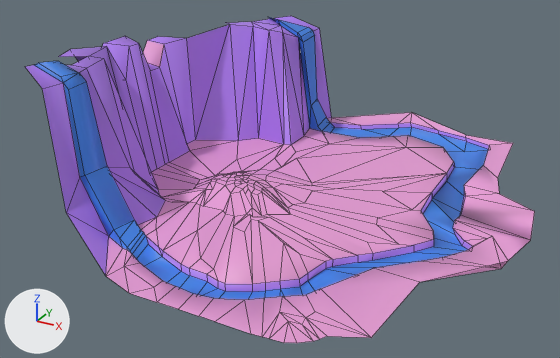
The Blender file Assets/custom models/ground.blend, before and after one commit.
Before and after are seen from a camera (50 mm lens) standing at (45.5, -114.6, 62.3) and looking at (-20.9, 6.1, 2.0). Every picture has the same lights, and +X, +Y and +Z are marked at lower left. The older version comes first. Mesh edges are drawn as thin lines.

The first picture shows 'Ground_02'.
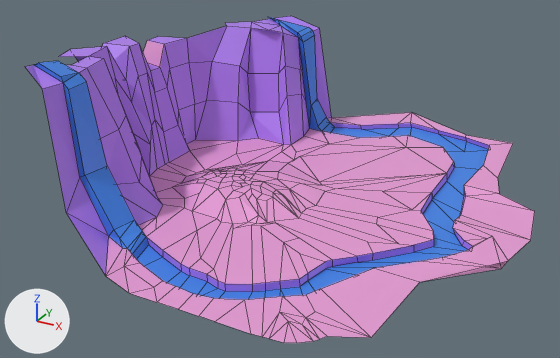
Pixel boxes (x1, y1, x2, y2) of what changed, in the pictures (560 x 358 px; the box of a moved part takes in the faces that stretch with it):
part 1 of me_plane_002, moved or reshaped: (80, 22, 446, 284) in both

The change in detail:
me_plane_002 is used by ob_ground_02; location (-25.8, 0.0, -0.8); rotation (1.571, 0.0, 0.0), in degrees (90, 0, 0).
me_plane_002 had 371 vertices, 413 faces and spanned x -34.3..52.0, y -1.4..29.6, z -64.7..36.8.
me_plane_002 now has 398 vertices, 424 faces and spans x -34.3..52.0, y -1.5..29.6, z -64.7..36.8.
Part 1, on me_plane_002:
34 vertices are removed from x -23.0..28.2, y -1.4..24.6, z -36.0..26.6.
100 faces are deleted.
4 vertices in x 25.7..32.7, y -0.2, z -5.2..4.3 move by (0.0, 0.1, 0.0).
95 vertices move from x -14.7..13.4, y -1.4..8.6, z -26.0..23.0 to x -16.9..13.6, y -1.5..15.6, z -26.1..21.3.
61 vertices are added at x -26.9..28.2, y -1.5..24.5, z -42.2..26.5.
63 new faces join them, mat_material_002 (purple #ae7df0).
35 new faces join them, mat_material (pink #e79dd5).
13 new faces join them, mat_material_001 (blue #3e84e7).
